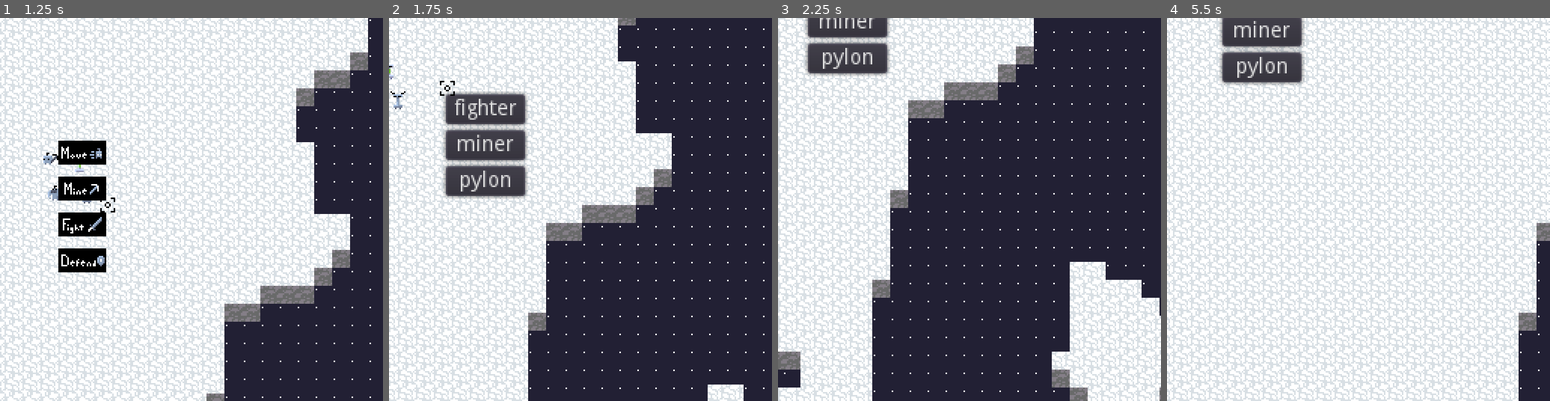
Above: before the commit, frames 1-4 (left to right).
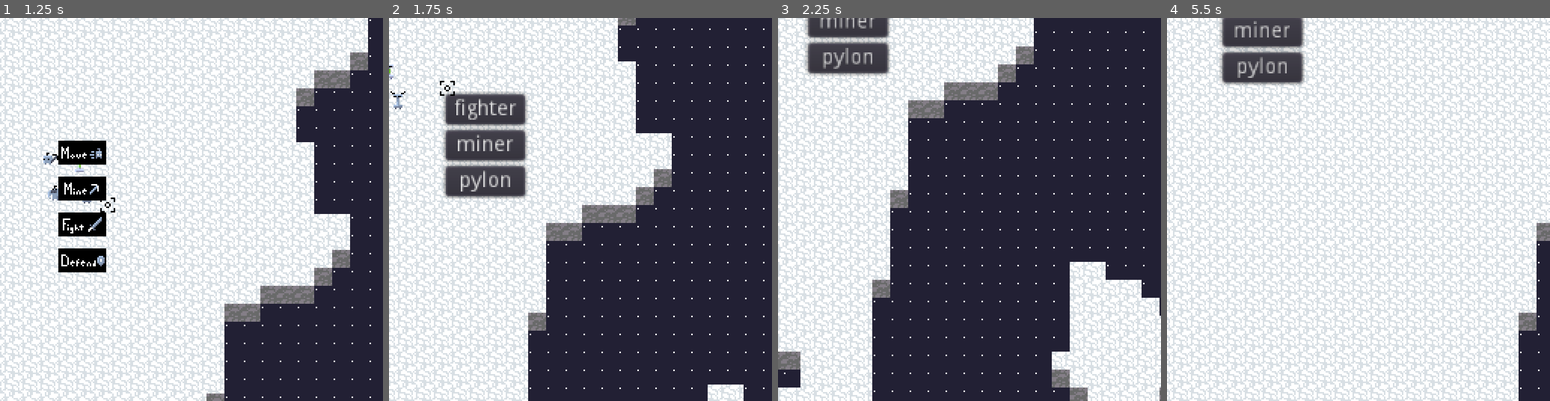
Above: after the commit, the same moments.

Repository: markpwns1/telephone-miners
Game: Godot game, scene res://scenes/game.tscn
Same seed, same stepped clock (60 frames per second), same inputs: the game is played once before the commit and once after it.
Inputs (mouse positions are in pixels of both pictures, inside the frame that each line leads up to):
- Up to frame 1 (1.25 s): move the mouse to (248, 209) at 0.52 s; hold D (control_right) from 0.53 s (still down); click (248, 209) at 0.67 s
- Up to frame 2 (1.75 s): move the mouse to (469, 163) at 1.27 s; release D (control_right) at 1.28 s; hold S (control_down) from 1.28 s (still down); click (469, 163) at 1.42 s
- Up to frame 3 (2.25 s): move the mouse to (1007, 125) at 2.02 s; release S (control_down) at 2.03 s; hold D (control_right) from 2.03 s (still down)
- Up to frame 4 (5.5 s): move the mouse to (1339, 286) at 2.77 s; release D (control_right) at 2.78 s; hold W (control_up) 2.78-3.53 s; click (1339, 286) at 2.92 s; move the mouse to (1473, 266) at 3.52 s; hold A (control_left) 3.53-5.03 s; move the mouse to (1243, 152) at 4.27 s; move the mouse to (1197, 52) at 5.02 s; hold S (control_down) from 5.03 s (still down); click (1197, 52) at 5.17 s

Frame 1 is identical in both runs. In frame 2, 0.5% of the frame differs, in the area x 15-36%, y 21-47%; in frame 3, 0.6%; in frame 4, 0.6%, in the area x 14-36%, y 0-18%.

Commit message:
Parallax stars background

Diff:
--- /dev/null
+++ b/objects/Star Background.gd
@@ -0,0 +1,13 @@
+extends MeshInstance2D
+
+export var node_to_follow: NodePath
+var to_follow
+
+# Called when the node enters the scene tree for the first time.
+func _ready():
+	to_follow = get_node(node_to_follow).get_node("camera")
+
+
+func _process(delta):
+	global_transform = to_follow.global_transform
+	material.set_shader_param("offset", position)
--- /dev/null
+++ b/objects/Star Background.tscn
@@ -0,0 +1,47 @@
+[gd_scene load_steps=9 format=2]
+
+[ext_resource path="res://shaders/stars.shader" type="Shader" id=1]
+[ext_resource path="res://objects/Star Background.gd" type="Script" id=2]
+
+[sub_resource type="ShaderMaterial" id=1]
+shader = ExtResource( 1 )
+shader_param/space_colour = Plane( 0, 0, 0, 1 )
+shader_param/star_colour = Plane( 1, 1, 1, 1 )
+shader_param/resolution = Vector2( 2048, 2048 )
+shader_param/front_noise_scale = 10.0
+shader_param/mid_noise_scale = 6.0
+shader_param/back_noise_scale = 3.5
+shader_param/front_parallax_mod = 0.5
+shader_param/mid_parallax_mod = 0.2
+shader_param/back_parallax_mod = 0.1
+shader_param/offset = Vector2( 29.958, 0 )
+
+[sub_resource type="Shader" id=2]
+code = "shader_type canvas_item;
+
+
+void fragment(){
+	COLOR = vec4(0, 0, 0, 1);
+}"
+
+[sub_resource type="ShaderMaterial" id=3]
+shader = SubResource( 2 )
+
+[sub_resource type="QuadMesh" id=4]
+material = SubResource( 3 )
+size = Vector2( 512, 512 )
+
+[sub_resource type="OpenSimplexNoise" id=5]
+
+[sub_resource type="NoiseTexture" id=6]
+seamless = true
+noise = SubResource( 5 )
+
+[node name="Star Background" type="MeshInstance2D"]
+material = SubResource( 1 )
+position = Vector2( 653.704, 735.264 )
+z_index = -4096
+mesh = SubResource( 4 )
+texture = SubResource( 6 )
+script = ExtResource( 2 )
+node_to_follow = NodePath("../rts_camera")
--- a/project.godot
+++ b/project.godot
@@ -66,7 +66,6 @@
 [rendering]
 
 quality/driver/driver_name="GLES2"
-2d/snapping/use_gpu_pixel_snap=true
 vram_compression/import_etc=true
 vram_compression/import_etc2=false
 environment/default_environment="res://default_env.tres"
--- a/scenes/game.tscn
+++ b/scenes/game.tscn
@@ -11,6 +11,7 @@
 [ext_resource path="res://objects/timer.tscn" type="PackedScene" id=9]
 [ext_resource path="res://objects/sfx_controller.tscn" type="PackedScene" id=10]
 [ext_resource path="res://assets/grid_selection_icon.png" type="Texture" id=11]
+[ext_resource path="res://objects/Star Background.tscn" type="PackedScene" id=12]
 
 [node name="game" type="Node2D"]
 script = ExtResource( 7 )
@@ -71,6 +72,7 @@
 
 [node name="sfx_controller" parent="." instance=ExtResource( 10 )]
 
+[node name="Star Background" parent="." instance=ExtResource( 12 )]
 [connection signal="beat" from="global_timer" to="controller" method="_on_global_timer_beat"]
 [connection signal="pressed" from="commands/move" to="." method="_on_move_pressed"]
 [connection signal="pressed" from="commands/mine" to="." method="_on_mine_pressed"]
--- /dev/null
+++ b/shaders/stars.shader
@@ -0,0 +1,105 @@
+shader_type canvas_item;
+
+uniform vec4 space_colour;
+uniform vec4 star_colour;
+
+uniform vec2 resolution = vec2(512, 512);
+
+uniform float front_noise_scale;
+uniform float mid_noise_scale;
+uniform float back_noise_scale;
+
+uniform float front_parallax_mod;
+uniform float mid_parallax_mod;
+uniform float back_parallax_mod;
+
+uniform vec2 offset;
+
+varying vec2 pos;
+
+void vertex(){
+	pos = VERTEX;
+}
+
+
+vec2 hash2d(vec2 p){
+	vec3 p3 = fract(vec3(p.xyx) * vec3(.1031, .1030, .0973));
+    p3 += dot(p3, p3.yzx+19.19);
+    return fract((p3.xx+p3.yz)*p3.zy);
+}
+
+void fragment(){
+	COLOR = space_colour;
+
+	//front stars
+	for(int i = 0; i < 8; i++){
+		vec2 ratioScale = vec2(1, 1);
+		vec2 uvScale = vec2(float(i)*1.0 + 100.0);
+		vec2 uv = ((pos + offset * front_parallax_mod) * ratioScale / resolution) * uvScale;
+
+	   // get random 2d cell noise
+	    vec2 CellUVs = floor(uv + float(i * 1199));
+		vec2 hash = (hash2d(CellUVs) * 2.0 - 1.0) * front_noise_scale;
+	    float hash_magnitude =(1.0-length(hash));
+
+	    // calculate uv cell grid.
+	    vec2 UVgrid = fract(uv) - 0.5;
+
+	    //
+	    float radius = clamp(hash_magnitude - 0.5, 0.0, 1.0);
+	    float radialGradient = length(UVgrid - hash) / radius;
+	    radialGradient = clamp(1.0 - radialGradient, 0.0, 1.0);
+	    radialGradient *= radialGradient;
+
+
+	    COLOR.xyz += vec3(radialGradient);
+    }
+
+	//mid stars
+	for(int i = 0; i < 8; i++){
+		vec2 ratioScale = vec2(1, 1);
+		vec2 uvScale = vec2(float(i)*1.0 + 100.0);
+		vec2 uv = ((pos + offset * mid_parallax_mod) * ratioScale / resolution) * uvScale;
+
+	   // get random 2d cell noise
+	    vec2 CellUVs = floor(uv + float(i * 1199));
+		vec2 hash = (hash2d(CellUVs) * 2.0 - 1.0) * mid_noise_scale;
+	    float hash_magnitude =(1.0-length(hash));
+
+	    // calculate uv cell grid.
+	    vec2 UVgrid = fract(uv) - 0.5;
+
+	    //
+	    float radius = clamp(hash_magnitude - 0.5, 0.0, 1.0);
+	    float radialGradient = length(UVgrid - hash) / radius;
+	    radialGradient = clamp(1.0 - radialGradient, 0.0, 1.0);
+	    radialGradient *= radialGradient;
+
+
+	    COLOR.xyz += vec3(radialGradient);
+    }
+
+	//back stars
+	for(int i = 0; i < 8; i++){
+		vec2 ratioScale = vec2(1, 1);
+		vec2 uvScale = vec2(float(i)*1.0 + 100.0);
+		vec2 uv = ((pos + offset * back_parallax_mod) * ratioScale / resolution) * uvScale;
+
+	   // get random 2d cell noise
+	    vec2 CellUVs = floor(uv + float(i * 1199));
+		vec2 hash = (hash2d(CellUVs) * 2.0 - 1.0) * back_noise_scale;
+	    float hash_magnitude =(1.0-length(hash));
+
+	    // calculate uv cell grid.
+	    vec2 UVgrid = fract(uv) - 0.5;
+
+	    //
+	    float radius = clamp(hash_magnitude - 0.5, 0.0, 1.0);
+	    float radialGradient = length(UVgrid - hash) / radius;
+	    radialGradient = clamp(1.0 - radialGradient, 0.0, 1.0);
+	    radialGradient *= radialGradient;
+
+
+	    COLOR.xyz += vec3(radialGradient);
+    }
+}
Not shown: 1 places in scenes/game.tscn that only renumber resources
